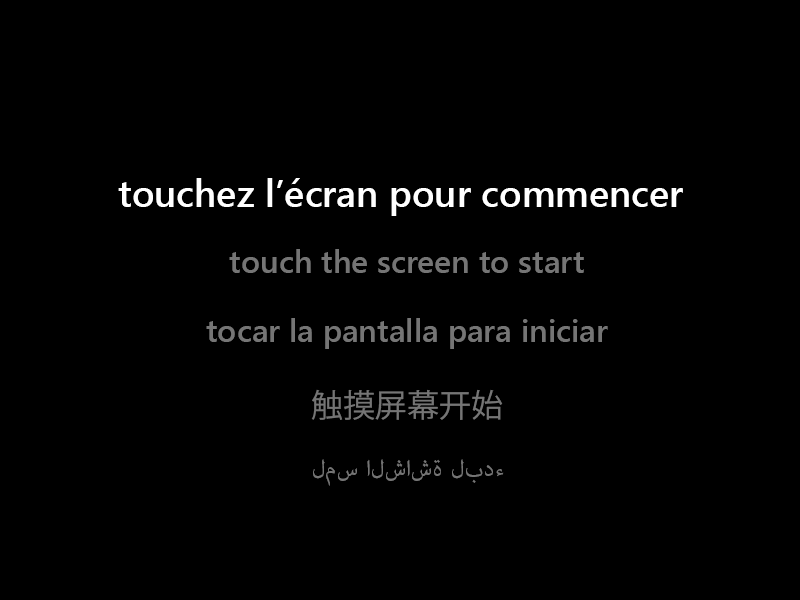
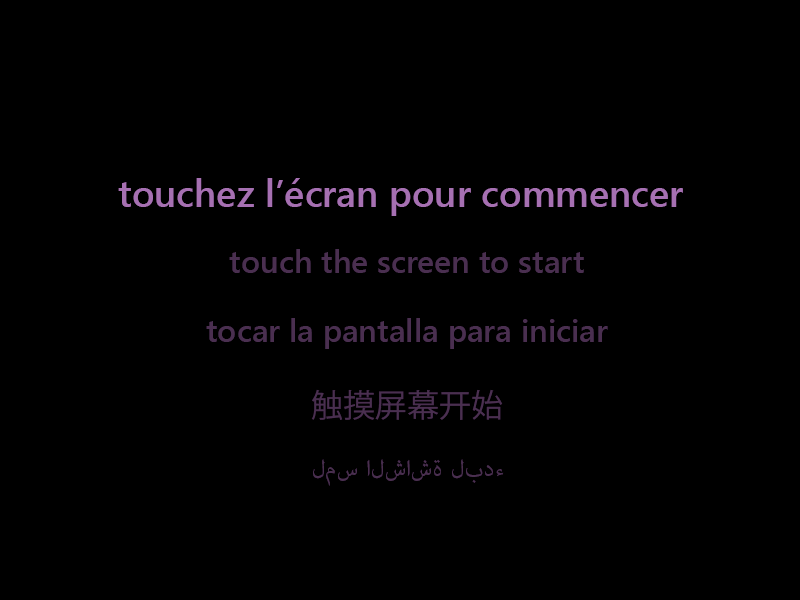
Layer changes from the first 800x600 image to the second:
pixels changed over [118, 178, 683, 486] (layer not identified)
